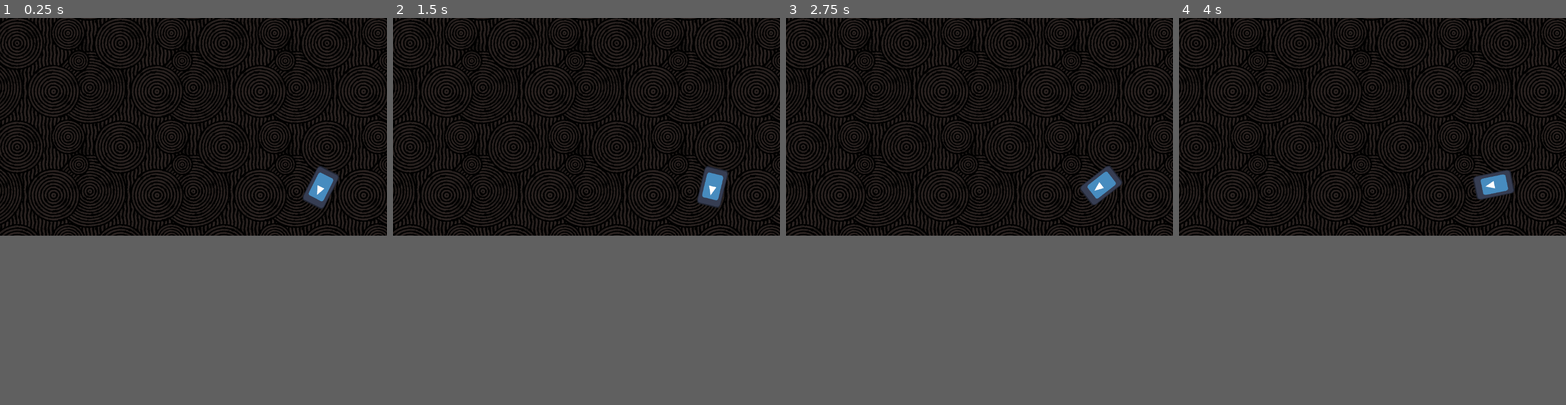
Above: before the commit, frames 1-4 (left to right).
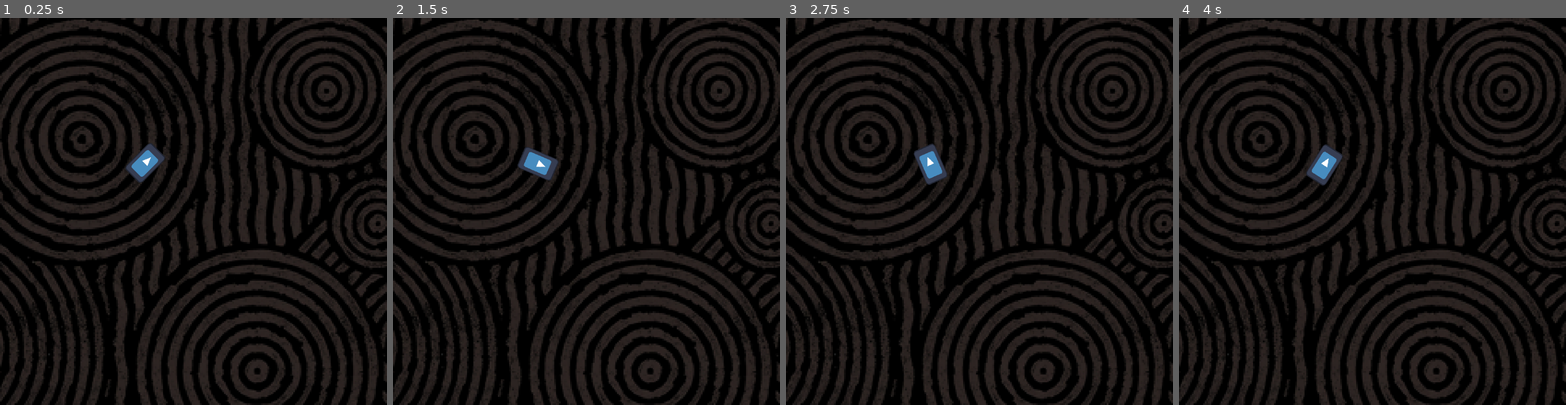
Above: after the commit, the same moments.

Repository: 4wardAerial/spaceInvaders
Game: Godot game, scene res://objects/game/game.tscn
Two runs of this game, one before a commit and one after it. Both use one fixed random seed, a clock stepped at 60 frames per second and the inputs below. The engine's default icon, where the game draws it, is replaced by a stand-in: a white triangle on a blue panel in a dark square.
Inputs (mouse positions are in pixels of both pictures, inside the frame that each line leads up to):
- Up to frame 1 (0.25 s): no input
- Up to frame 2 (1.5 s): tap Enter at 0.5 s; move the mouse to (671, 114) at 0.52 s; tap Q (attack) at 0.6 s; tap Space (move) at 1.25, 1.35 s; move the mouse to (509, 137) at 1.27 s
- Up to frame 3 (2.75 s): move the mouse to (1018, 79) at 2.02 s; tap W (special1) at 2.1 s
- Up to frame 4 (4 s): tap Enter at 2.75 s; move the mouse to (1353, 168) at 2.77 s; tap E (special2) at 2.85 s; tap Space (move) at 3.5 s; move the mouse to (1488, 161) at 3.52 s; tap Q (attack) at 3.6 s
In our replay, the window is 800x450 before the commit and 800x800 after it. These sizes can differ from the game's own. Grey fills any space a smaller window leaves; there, only what the larger window draws over its background counts as a difference.

The runs differ from the first frame. In frame 1, 44% of the frame differs, in the area x 0-100%, y 0-100%; in frame 2, 44%; in frame 3, 44%; in frame 4, 44%.

Commit message:
Adds camera to player

Diff:
--- a/objects/player/player.tscn
+++ b/objects/player/player.tscn
@@ -8,7 +8,7 @@
 height = 114.0
 
 [node name="player" type="Node2D"]
-position = Vector2(955, 504)
+position = Vector2(450, 450)
 
 [node name="playerBody" type="CharacterBody2D" parent="."]
 script = ExtResource("1_58cc7")
@@ -21,6 +21,14 @@
 [node name="playerCollision" type="CollisionShape2D" parent="playerBody"]
 shape = SubResource("CapsuleShape2D_ek3hn")
 
+[node name="playerCamera" type="Camera2D" parent="playerBody"]
+zoom = Vector2(0.75, 0.75)
+limit_left = 0
+limit_top = 0
+limit_right = 9600
+limit_bottom = 5400
+position_smoothing_enabled = true
+
 [node name="playerTimers" type="Node2D" parent="playerBody"]
 
 [node name="attackCooldown" type="Timer" parent="playerBody/playerTimers"]
--- a/objects/world/world.tscn
+++ b/objects/world/world.tscn
@@ -5,5 +5,6 @@
 [node name="world" type="Node2D"]
 
 [node name="worldBackground" type="Sprite2D" parent="."]
-position = Vector2(960, 540)
+position = Vector2(4800, 2700)
+scale = Vector2(5, 5)
 texture = ExtResource("1_ih6l5")
--- a/project.godot
+++ b/project.godot
@@ -17,6 +17,8 @@
 
 [display]
 
+window/size/viewport_width=900
+window/size/viewport_height=900
 window/stretch/mode="viewport"
 window/stretch/scale_mode="integer"
 
